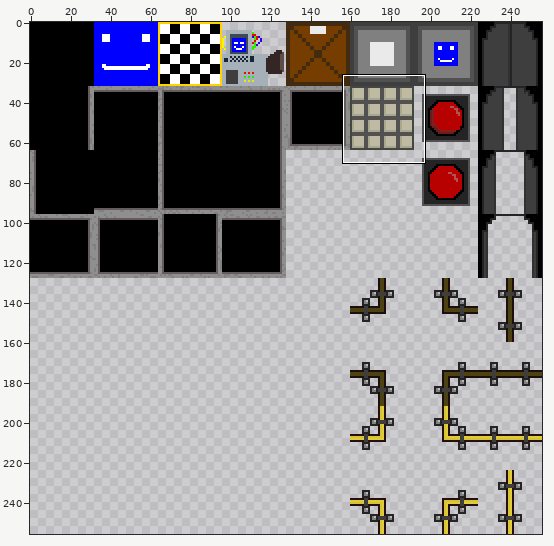
A sprite sheet gets an edit: assets/tileMap.png. Above, an overview of the earlier version with the close-up marked.
Close-up. Before the commit:
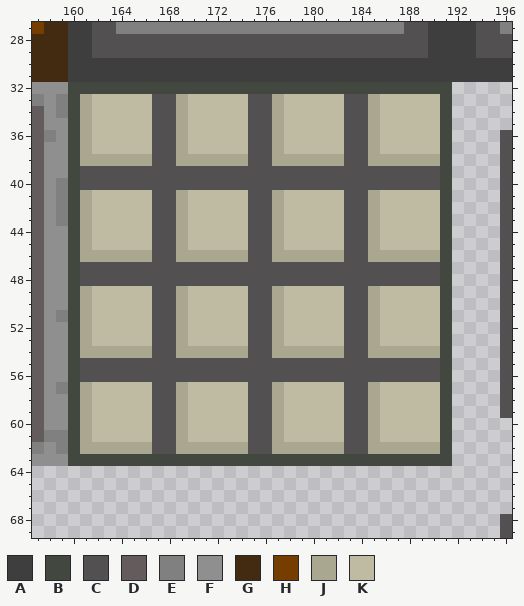
The file is 256x256 pixels. Colours within 5 levels of each other are drawn and written as one. Shown: x 157..196, y 27..69.
Palette (. is transparent): A #3e3e3e  B #424740  C #525050  D #645c5c  E #808080  F #8f8f8f  G #422b11  H #753e00  J #aaa791  K #bebba2
Pixels before, first column x 157:
27 HGGAACCEEEEEEEEEEEEEEEEEEEEEEEECCAAAACCE
28 GGGAACCCCCCCCCCCCCCCCCCCCCCCCCCCCAAAACCC
29 GGGAACCCCCCCCCCCCCCCCCCCCCCCCCCCCAAAACCC
30 GGGAAAAAAAAAAAAAAAAAAAAAAAAAAAAAAAAAAAAA
31 GGGAAAAAAAAAAAAAAAAAAAAAAAAAAAAAAAAAAAAA
32 FFFBBBBBBBBBBBBBBBBBBBBBBBBBBBBBBBB.....
33 EFEBJKKKKKCCJKKKKKCCJKKKKKCCJKKKKKB.....
34 DFEBJKKKKKCCJKKKKKCCJKKKKKCCJKKKKKB.....
35 DFFBJKKKKKCCJKKKKKCCJKKKKKCCJKKKKKB.....
36 DEFBJKKKKKCCJKKKKKCCJKKKKKCCJKKKKKB....C
37 DFFBJKKKKKCCJKKKKKCCJKKKKKCCJKKKKKB....C
38 DFFBJJJJJJCCJJJJJJCCJJJJJJCCJJJJJJB....C
39 DFFBCCCCCCCCCCCCCCCCCCCCCCCCCCCCCCB....C
40 DFEBCCCCCCCCCCCCCCCCCCCCCCCCCCCCCCB....C
41 DFEBJKKKKKCCJKKKKKCCJKKKKKCCJKKKKKB....C
42 DFEBJKKKKKCCJKKKKKCCJKKKKKCCJKKKKKB....C
43 DFEBJKKKKKCCJKKKKKCCJKKKKKCCJKKKKKB....C
44 DFFBJKKKKKCCJKKKKKCCJKKKKKCCJKKKKKB....C
45 DFFBJKKKKKCCJKKKKKCCJKKKKKCCJKKKKKB....C
46 DFFBJJJJJJCCJJJJJJCCJJJJJJCCJJJJJJB....C
47 DFFBCCCCCCCCCCCCCCCCCCCCCCCCCCCCCCB....C
48 DFFBCCCCCCCCCCCCCCCCCCCCCCCCCCCCCCB....C
49 DFFBJKKKKKCCJKKKKKCCJKKKKKCCJKKKKKB....C
50 DFFBJKKKKKCCJKKKKKCCJKKKKKCCJKKKKKB....C
51 DFEBJKKKKKCCJKKKKKCCJKKKKKCCJKKKKKB....C
52 DFFBJKKKKKCCJKKKKKCCJKKKKKCCJKKKKKB....C
53 DFFBJKKKKKCCJKKKKKCCJKKKKKCCJKKKKKB....C
54 DFFBJJJJJJCCJJJJJJCCJJJJJJCCJJJJJJB....C
55 DFFBCCCCCCCCCCCCCCCCCCCCCCCCCCCCCCB....C
56 DFFBCCCCCCCCCCCCCCCCCCCCCCCCCCCCCCB....C
57 DFEBJKKKKKCCJKKKKKCCJKKKKKCCJKKKKKB....C
58 DFFBJKKKKKCCJKKKKKCCJKKKKKCCJKKKKKB....C
59 DFFBJKKKKKCCJKKKKKCCJKKKKKCCJKKKKKB....C
60 DFFBJKKKKKCCJKKKKKCCJKKKKKCCJKKKKKB.....
61 DEEBJKKKKKCCJKKKKKCCJKKKKKCCJKKKKKB.....
62 EFEBJJJJJJCCJJJJJJCCJJJJJJCCJJJJJJB.....
63 FFFBBBBBBBBBBBBBBBBBBBBBBBBBBBBBBBB.....
64 ........................................
65 ........................................
66 ........................................
67 ........................................
68 .......................................C
69 .......................................C
Once edited:
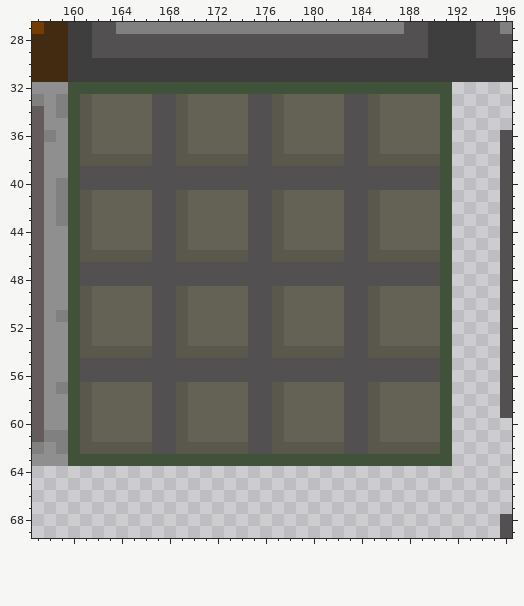
The commit says: adjusted colors of ground
Difference:
colour B: #424740 -> #41523b
colour J: #aaa791 -> #5a584d
colour K: #bebba2 -> #646255
Pixel boxes of the changes (left, top, right, bottom) in both close-ups:
changed: (68, 82, 452, 466)
